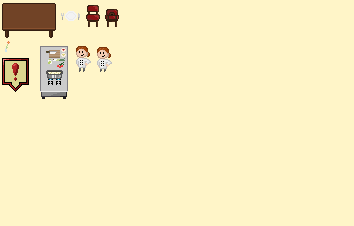
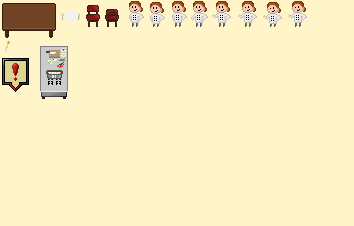
Before/after of a 354 × 226 layered artwork. What changed in the layer stack:
painted on "cook" over [left=76, top=1, right=307, bottom=72]
